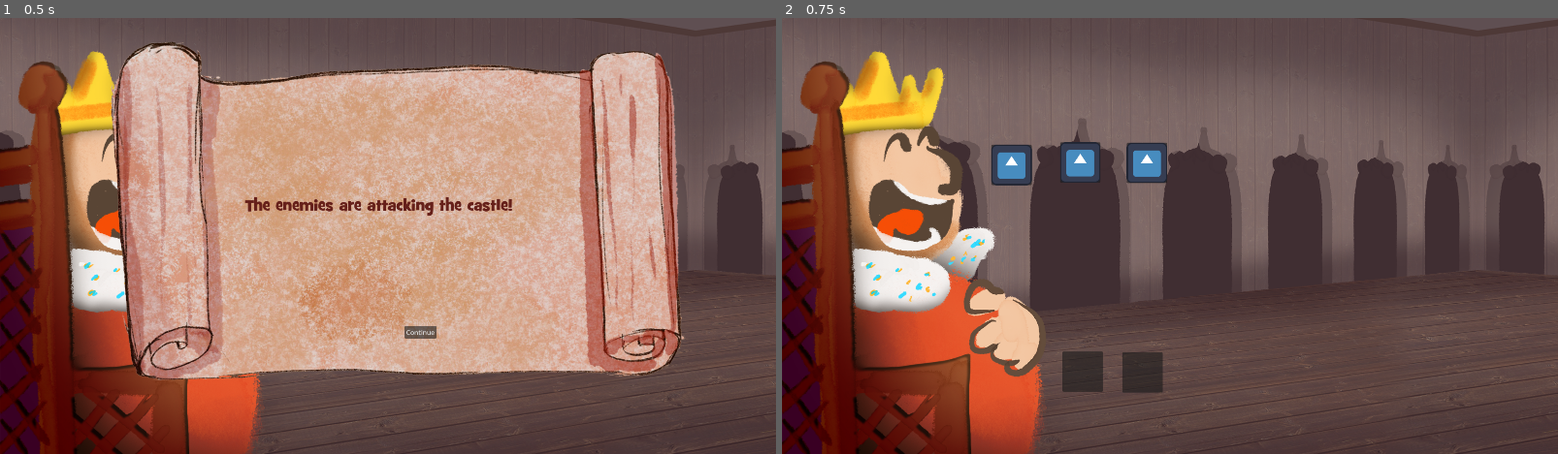
Above: before the commit, frames 1-2 (left to right).
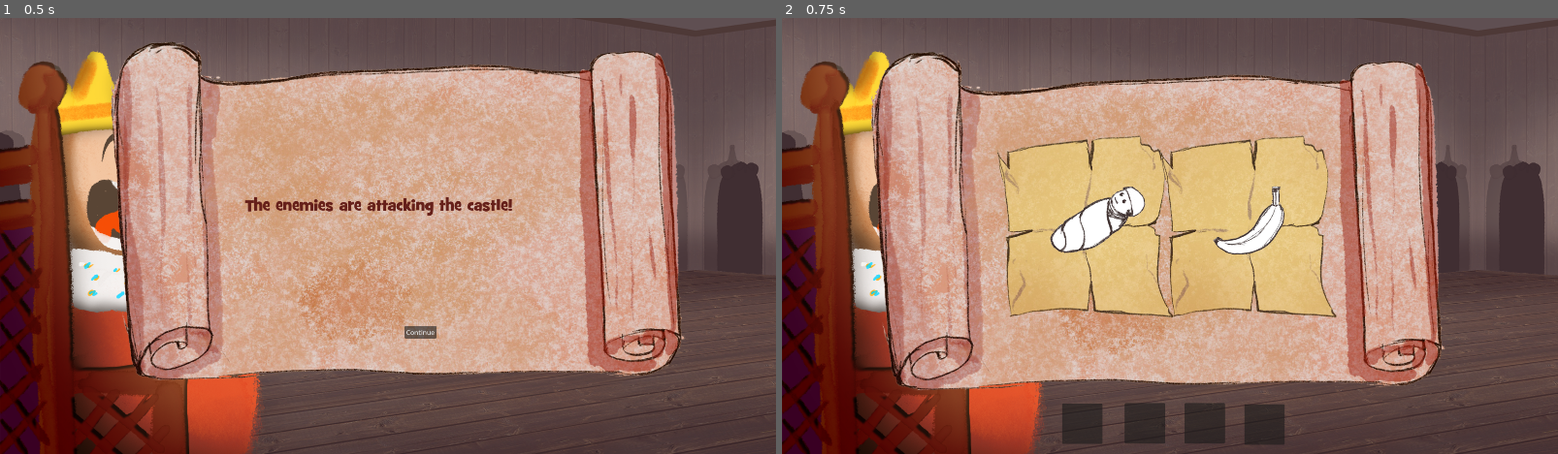
Above: after the commit, the same moments.

Repository: P-Wallis/GGJ-2024
Game: Godot game, scene res://Scenes/level.tscn
Two runs of this game, one before a commit and one after it. Both use one fixed random seed, a clock stepped at 60 frames per second and the inputs below. The engine's default icon, where the game draws it, is replaced by a stand-in: a white triangle on a blue panel in a dark square.
Inputs:
- Up to frame 1 (0.5 s): no input
- Up to frame 2 (0.75 s): click "Continue" at 0.5 s

Frame 1 is identical in both runs. In frame 2, 52% of the frame differs, in the area x 11-86%, y 7-98%.

Commit message:
UI updates (#11)
* Script for looping through card data

* merged in alas changes

* WIP instantiating scenes

* Assign icons to each carddata and fix card_grid_populater compiler errors

* Grid WIP

* wip

* Background stickers are in background of icon now

* We're getting there!

* Time to review with the team

* Think things are looking good here

* WIP fixing drag and drop

* Yes it's recognizing what you drop in the slot again and showing the icon!

Diff:
--- a/CardData/Baby.tres
+++ b/CardData/Baby.tres
@@ -1,8 +1,10 @@
-[gd_resource type="Resource" script_class="Card" load_steps=2 format=3 uid="uid://mp1epypx480u"]
+[gd_resource type="Resource" script_class="Card" load_steps=3 format=3 uid="uid://mp1epypx480u"]
 
 [ext_resource type="Script" path="res://Scripts/cardResource.gd" id="1_5xg1t"]
+[ext_resource type="Texture2D" uid="uid://0n7bl2ltjqih" path="res://Assets/Sprites/Cards UI/Baby.png" id="1_6xbeq"]
 
 [resource]
 script = ExtResource("1_5xg1t")
 word = "Baby"
 type = 2
+icon = ExtResource("1_6xbeq")
--- a/CardData/Banana.tres
+++ b/CardData/Banana.tres
@@ -1,8 +1,10 @@
-[gd_resource type="Resource" script_class="Card" load_steps=2 format=3 uid="uid://dawd57rt7p24n"]
+[gd_resource type="Resource" script_class="Card" load_steps=3 format=3 uid="uid://dawd57rt7p24n"]
 
 [ext_resource type="Script" path="res://Scripts/cardResource.gd" id="1_5xg1t"]
+[ext_resource type="Texture2D" uid="uid://bt5aywqgabtsy" path="res://Assets/Sprites/Cards UI/Banana.png" id="1_kvrna"]
 
 [resource]
 script = ExtResource("1_5xg1t")
 word = "Banana"
 type = 2
+icon = ExtResource("1_kvrna")
--- a/CardData/Baron.tres
+++ b/CardData/Baron.tres
@@ -1,8 +1,10 @@
-[gd_resource type="Resource" script_class="Card" load_steps=2 format=3 uid="uid://cuyc3p7470gnx"]
+[gd_resource type="Resource" script_class="Card" load_steps=3 format=3 uid="uid://cuyc3p7470gnx"]
 
 [ext_resource type="Script" path="res://Scripts/cardResource.gd" id="1_5xg1t"]
+[ext_resource type="Texture2D" uid="uid://how40a6s2aj6" path="res://Assets/Sprites/Cards UI/Baron.png" id="1_biuul"]
 
 [resource]
 script = ExtResource("1_5xg1t")
 word = "Baron"
 type = 0
+icon = ExtResource("1_biuul")
--- a/CardData/Bathroom.tres
+++ b/CardData/Bathroom.tres
@@ -1,8 +1,10 @@
-[gd_resource type="Resource" script_class="Card" load_steps=2 format=3 uid="uid://4pc6pcu3svsk"]
+[gd_resource type="Resource" script_class="Card" load_steps=3 format=3 uid="uid://4pc6pcu3svsk"]
 
 [ext_resource type="Script" path="res://Scripts/cardResource.gd" id="1_5xg1t"]
+[ext_resource type="Texture2D" uid="uid://ioddehp8iu3w" path="res://Assets/Sprites/Cards UI/Bathroom.png" id="1_vpdf7"]
 
 [resource]
 script = ExtResource("1_5xg1t")
 word = "Bathroom"
 type = 1
+icon = ExtResource("1_vpdf7")
--- a/CardData/Death.tres
+++ b/CardData/Death.tres
@@ -1,8 +1,10 @@
-[gd_resource type="Resource" script_class="Card" load_steps=2 format=3 uid="uid://cs78gjqnw0pl"]
+[gd_resource type="Resource" script_class="Card" load_steps=3 format=3 uid="uid://cs78gjqnw0pl"]
 
 [ext_resource type="Script" path="res://Scripts/cardResource.gd" id="1_5xg1t"]
+[ext_resource type="Texture2D" uid="uid://drhtwhl0crfn3" path="res://Assets/Sprites/Cards UI/Death.png" id="1_6x8nd"]
 
 [resource]
 script = ExtResource("1_5xg1t")
 word = "Death"
 type = 3
+icon = ExtResource("1_6x8nd")
--- a/CardData/Eat.tres
+++ b/CardData/Eat.tres
@@ -1,8 +1,10 @@
-[gd_resource type="Resource" script_class="Card" load_steps=2 format=3 uid="uid://dk3rlsl3i0v0l"]
+[gd_resource type="Resource" script_class="Card" load_steps=3 format=3 uid="uid://dk3rlsl3i0v0l"]
 
 [ext_resource type="Script" path="res://Scripts/cardResource.gd" id="1_5xg1t"]
+[ext_resource type="Texture2D" uid="uid://808hfrvxfsy6" path="res://Assets/Sprites/Cards UI/Eat.png" id="1_jdvu0"]
 
 [resource]
 script = ExtResource("1_5xg1t")
 word = "Eat"
 type = 3
+icon = ExtResource("1_jdvu0")
--- a/CardData/Fields.tres
+++ b/CardData/Fields.tres
@@ -1,8 +1,10 @@
-[gd_resource type="Resource" script_class="Card" load_steps=2 format=3 uid="uid://tipaxx2gi4wb"]
+[gd_resource type="Resource" script_class="Card" load_steps=3 format=3 uid="uid://tipaxx2gi4wb"]
 
 [ext_resource type="Script" path="res://Scripts/cardResource.gd" id="1_5xg1t"]
+[ext_resource type="Texture2D" uid="uid://bvqgafjoiofu" path="res://Assets/Sprites/Cards UI/Field.png" id="1_nou4l"]
 
 [resource]
 script = ExtResource("1_5xg1t")
 word = "Fields"
 type = 1
+icon = ExtResource("1_nou4l")
--- a/CardData/Fire.tres
+++ b/CardData/Fire.tres
@@ -1,8 +1,10 @@
-[gd_resource type="Resource" script_class="Card" load_steps=2 format=3 uid="uid://b1u2e874fxpqi"]
+[gd_resource type="Resource" script_class="Card" load_steps=3 format=3 uid="uid://b1u2e874fxpqi"]
 
 [ext_resource type="Script" path="res://Scripts/cardResource.gd" id="1_5xg1t"]
+[ext_resource type="Texture2D" uid="uid://ceyjdfmaolp8u" path="res://Assets/Sprites/Cards UI/Fire.png" id="1_rgskg"]
 
 [resource]
 script = ExtResource("1_5xg1t")
 word = "Fire"
 type = 2
+icon = ExtResource("1_rgskg")
--- a/CardData/Gate.tres
+++ b/CardData/Gate.tres
@@ -1,8 +1,10 @@
-[gd_resource type="Resource" script_class="Card" load_steps=2 format=3 uid="uid://fnconu0fn64b"]
+[gd_resource type="Resource" script_class="Card" load_steps=3 format=3 uid="uid://fnconu0fn64b"]
 
+[ext_resource type="Texture2D" uid="uid://bc812io6u2grr" path="res://Assets/Sprites/Cards UI/Gate.png" id="1_4mr1y"]
 [ext_resource type="Script" path="res://Scripts/cardResource.gd" id="1_6eixw"]
 
 [resource]
 script = ExtResource("1_6eixw")
 word = "Gate"
 type = 1
+icon = ExtResource("1_4mr1y")
--- a/CardData/King.tres
+++ b/CardData/King.tres
@@ -1,8 +1,10 @@
-[gd_resource type="Resource" script_class="Card" load_steps=2 format=3 uid="uid://cifc1lpx60gyi"]
+[gd_resource type="Resource" script_class="Card" load_steps=3 format=3 uid="uid://cifc1lpx60gyi"]
 
+[ext_resource type="Texture2D" uid="uid://dqxfhjxt4n23g" path="res://Assets/Sprites/Cards UI/King.png" id="1_8md5w"]
 [ext_resource type="Script" path="res://Scripts/cardResource.gd" id="1_ju652"]
 
 [resource]
 script = ExtResource("1_ju652")
 word = "King"
 type = 0
+icon = ExtResource("1_8md5w")
--- a/CardData/Kitchen.tres
+++ b/CardData/Kitchen.tres
@@ -1,8 +1,10 @@
-[gd_resource type="Resource" script_class="Card" load_steps=2 format=3 uid="uid://btrxsnbgeu60s"]
+[gd_resource type="Resource" script_class="Card" load_steps=3 format=3 uid="uid://btrxsnbgeu60s"]
 
 [ext_resource type="Script" path="res://Scripts/cardResource.gd" id="1_5xg1t"]
+[ext_resource type="Texture2D" uid="uid://1mk0najyxkhd" path="res://Assets/Sprites/Cards UI/Kitchen.png" id="1_6uxwe"]
 
 [resource]
 script = ExtResource("1_5xg1t")
 word = "Kitchen"
 type = 1
+icon = ExtResource("1_6uxwe")
--- a/CardData/Money.tres
+++ b/CardData/Money.tres
@@ -1,8 +1,10 @@
-[gd_resource type="Resource" script_class="Card" load_steps=2 format=3 uid="uid://bj6j17xyahdnm"]
+[gd_resource type="Resource" script_class="Card" load_steps=3 format=3 uid="uid://bj6j17xyahdnm"]
 
 [ext_resource type="Script" path="res://Scripts/cardResource.gd" id="1_5xg1t"]
+[ext_resource type="Texture2D" uid="uid://dhiie2ahmb4fw" path="res://Assets/Sprites/Cards UI/Money.png" id="1_jq10t"]
 
 [resource]
 script = ExtResource("1_5xg1t")
 word = "Money"
 type = 2
+icon = ExtResource("1_jq10t")
--- a/CardData/Peasants.tres
+++ b/CardData/Peasants.tres
@@ -1,8 +1,10 @@
-[gd_resource type="Resource" script_class="Card" load_steps=2 format=3 uid="uid://bcvdfpaapb6mw"]
+[gd_resource type="Resource" script_class="Card" load_steps=3 format=3 uid="uid://bcvdfpaapb6mw"]
 
 [ext_resource type="Script" path="res://Scripts/cardResource.gd" id="1_fyb8k"]
+[ext_resource type="Texture2D" uid="uid://da5yrxuqhpi0k" path="res://Assets/Sprites/Cards UI/Peasant.png" id="1_txc3f"]
 
 [resource]
 script = ExtResource("1_fyb8k")
 word = "Peasants"
 type = 0
+icon = ExtResource("1_txc3f")
--- a/CardData/Queen.tres
+++ b/CardData/Queen.tres
@@ -1,8 +1,10 @@
-[gd_resource type="Resource" script_class="Card" load_steps=2 format=3 uid="uid://dwoyb72dui4b0"]
+[gd_resource type="Resource" script_class="Card" load_steps=3 format=3 uid="uid://dwoyb72dui4b0"]
 
 [ext_resource type="Script" path="res://Scripts/cardResource.gd" id="1_4r40p"]
+[ext_resource type="Texture2D" uid="uid://ccw5wny083ie8" path="res://Assets/Sprites/Cards UI/Queen.png" id="1_mfq6c"]
 
 [resource]
 script = ExtResource("1_4r40p")
 word = "Queen"
 type = 0
+icon = ExtResource("1_mfq6c")
--- a/CardData/Sing.tres
+++ b/CardData/Sing.tres
@@ -1,8 +1,10 @@
-[gd_resource type="Resource" script_class="Card" load_steps=2 format=3 uid="uid://dyr7xg0h5t7u8"]
+[gd_resource type="Resource" script_class="Card" load_steps=3 format=3 uid="uid://dyr7xg0h5t7u8"]
 
+[ext_resource type="Texture2D" uid="uid://k3w7wshf0nsa" path="res://Assets/Sprites/Cards UI/Sing.png" id="1_4bbrm"]
 [ext_resource type="Script" path="res://Scripts/cardResource.gd" id="1_5xg1t"]
 
 [resource]
 script = ExtResource("1_5xg1t")
 word = "Sing"
 type = 3
+icon = ExtResource("1_4bbrm")
--- a/CardData/Theft.tres
+++ b/CardData/Theft.tres
@@ -1,8 +1,10 @@
-[gd_resource type="Resource" script_class="Card" load_steps=2 format=3 uid="uid://cadnlr2e7b5pb"]
+[gd_resource type="Resource" script_class="Card" load_steps=3 format=3 uid="uid://cadnlr2e7b5pb"]
 
 [ext_resource type="Script" path="res://Scripts/cardResource.gd" id="1_5xg1t"]
+[ext_resource type="Texture2D" uid="uid://brein6albhf0h" path="res://Assets/Sprites/Cards UI/Theft.png" id="1_gmgh7"]
 
 [resource]
 script = ExtResource("1_5xg1t")
 word = "Theft"
 type = 3
+icon = ExtResource("1_gmgh7")
--- a/CardData/Treasury.tres
+++ b/CardData/Treasury.tres
@@ -1,8 +1,10 @@
-[gd_resource type="Resource" script_class="Card" load_steps=2 format=3 uid="uid://crrf65cctp80f"]
+[gd_resource type="Resource" script_class="Card" load_steps=3 format=3 uid="uid://crrf65cctp80f"]
 
 [ext_resource type="Script" path="res://Scripts/cardResource.gd" id="1_5xg1t"]
+[ext_resource type="Texture2D" uid="uid://c0rd8ijw2itcu" path="res://Assets/Sprites/Cards UI/Treasury.png" id="1_cfnc5"]
 
 [resource]
 script = ExtResource("1_5xg1t")
 word = "Treasury"
 type = 1
+icon = ExtResource("1_cfnc5")
--- a/CardData/Trip.tres
+++ b/CardData/Trip.tres
@@ -1,8 +1,10 @@
-[gd_resource type="Resource" script_class="Card" load_steps=2 format=3 uid="uid://l01sryuxn75e"]
+[gd_resource type="Resource" script_class="Card" load_steps=3 format=3 uid="uid://l01sryuxn75e"]
 
 [ext_resource type="Script" path="res://Scripts/cardResource.gd" id="1_5xg1t"]
+[ext_resource type="Texture2D" uid="uid://bd76ab82svef5" path="res://Assets/Sprites/Cards UI/Slip.png" id="1_qexm4"]
 
 [resource]
 script = ExtResource("1_5xg1t")
 word = "Trip"
 type = 3
+icon = ExtResource("1_qexm4")
--- a/CardData/Vikings.tres
+++ b/CardData/Vikings.tres
@@ -1,8 +1,10 @@
-[gd_resource type="Resource" script_class="Card" load_steps=2 format=3 uid="uid://bpi64r4ibcdx3"]
+[gd_resource type="Resource" script_class="Card" load_steps=3 format=3 uid="uid://bpi64r4ibcdx3"]
 
 [ext_resource type="Script" path="res://Scripts/cardResource.gd" id="1_6eixw"]
+[ext_resource type="Texture2D" uid="uid://bxw2s00djlbyw" path="res://Assets/Sprites/Cards UI/Vicking.png" id="1_8e51w"]
 
 [resource]
 script = ExtResource("1_6eixw")
 word = "Vikings"
 type = 0
+icon = ExtResource("1_8e51w")
--- a/CardData/Weapons.tres
+++ b/CardData/Weapons.tres
@@ -1,8 +1,10 @@
-[gd_resource type="Resource" script_class="Card" load_steps=2 format=3 uid="uid://3dptq7r03gyb"]
+[gd_resource type="Resource" script_class="Card" load_steps=3 format=3 uid="uid://3dptq7r03gyb"]
 
 [ext_resource type="Script" path="res://Scripts/cardResource.gd" id="1_5xg1t"]
+[ext_resource type="Texture2D" uid="uid://cajnbspqbowah" path="res://Assets/Sprites/Cards UI/Weapons.png" id="1_fx6jw"]
 
 [resource]
 script = ExtResource("1_5xg1t")
 word = "Weapons"
 type = 2
+icon = ExtResource("1_fx6jw")
--- a/Scenes/actionslot.tscn
+++ b/Scenes/actionslot.tscn
@@ -1,13 +1,13 @@
 [gd_scene load_steps=2 format=3 uid="uid://ci53oog6cxy58"]
 
-[ext_resource type="Script" path="res://Scripts/cardObject.gd" id="1_5cjhh"]
+[ext_resource type="Script" path="res://Scripts/actionslot.gd" id="1_5tkrm"]
 
 [node name="TextureRect" type="TextureRect"]
 custom_minimum_size = Vector2(100, 100)
 offset_right = 40.0
 offset_bottom = 40.0
 expand_mode = 1
-script = ExtResource("1_5cjhh")
+script = ExtResource("1_5tkrm")
 metadata/Name = ""
 
 [node name="Panel" type="Panel" parent="."]
--- a/Scenes/card.tscn
+++ b/Scenes/card.tscn
@@ -1,18 +1,31 @@
-[gd_scene load_steps=2 format=3 uid="uid://bsg6rybm557fg"]
+[gd_scene load_steps=3 format=3 uid="uid://bsg6rybm557fg"]
 
+[ext_resource type="Texture2D" uid="uid://djcnym1v6tedt" path="res://Assets/Sprites/Cards UI/Card_BG.png" id="2_6xn3k"]
 [ext_resource type="Script" path="res://Scripts/cardObject.gd" id="2_7dp08"]
 
 [node name="TextureRect" type="TextureRect"]
-custom_minimum_size = Vector2(100, 100)
+custom_minimum_size = Vector2(400, 400)
 offset_right = 40.0
 offset_bottom = 40.0
 expand_mode = 1
 script = ExtResource("2_7dp08")
 metadata/Name = ""
 
-[node name="Panel" type="Panel" parent="."]
+[node name="Panel" type="TextureRect" parent="."]
 show_behind_parent = true
 layout_mode = 0
-offset_right = 100.0
-offset_bottom = 100.0
+offset_right = 1771.0
+offset_bottom = 1828.0
+scale = Vector2(0.250104, 0.250104)
 mouse_filter = 2
+texture = ExtResource("2_6xn3k")
+stretch_mode = 5
+
+[node name="Icon" type="TextureRect" parent="."]
+layout_mode = 0
+offset_left = 136.0
+offset_top = 131.0
+offset_right = 389.0
+offset_bottom = 392.0
+expand_mode = 5
+stretch_mode = 2
--- a/Scenes/cards_and_slots_ui.tscn
+++ b/Scenes/cards_and_slots_ui.tscn
@@ -1,12 +1,29 @@
-[gd_scene load_steps=8 format=3 uid="uid://5v7wo4v4rb7y"]
+[gd_scene load_steps=25 format=3 uid="uid://cawgtx8itufjp"]
 
 [ext_resource type="Script" path="res://Scripts/actionslotservice.gd" id="1_3nsv5"]
-[ext_resource type="PackedScene" path="res://Scenes/card.tscn" id="2_r0bt4"]
-[ext_resource type="Script" path="res://Scripts/actionslot.gd" id="3_ts763"]
-[ext_resource type="Texture2D" uid="uid://co2dn7r1j8v03" path="res://icon.svg" id="4_x533p"]
+[ext_resource type="PackedScene" uid="uid://ci53oog6cxy58" path="res://Scenes/actionslot.tscn" id="2_4rlrw"]
+[ext_resource type="Script" path="res://Scripts/card_grid_populater.gd" id="4_4h1py"]
 [ext_resource type="Resource" uid="uid://mp1epypx480u" path="res://CardData/Baby.tres" id="5_xuilb"]
 [ext_resource type="Resource" uid="uid://dawd57rt7p24n" path="res://CardData/Banana.tres" id="6_vttwr"]
 [ext_resource type="Resource" uid="uid://cuyc3p7470gnx" path="res://CardData/Baron.tres" id="7_evwkx"]
+[ext_resource type="Resource" uid="uid://4pc6pcu3svsk" path="res://CardData/Bathroom.tres" id="8_dgfbw"]
+[ext_resource type="Resource" uid="uid://cs78gjqnw0pl" path="res://CardData/Death.tres" id="9_cs8gx"]
+[ext_resource type="Resource" uid="uid://dk3rlsl3i0v0l" path="res://CardData/Eat.tres" id="10_vgjg1"]
+[ext_resource type="Resource" uid="uid://tipaxx2gi4wb" path="res://CardData/Fields.tres" id="11_xmsys"]
+[ext_resource type="Resource" uid="uid://b1u2e874fxpqi" path="res://CardData/Fire.tres" id="12_vg5fl"]
+[ext_resource type="Resource" uid="uid://fnconu0fn64b" path="res://CardData/Gate.tres" id="13_kvxi4"]
+[ext_resource type="Resource" uid="uid://cifc1lpx60gyi" path="res://CardData/King.tres" id="14_ps0lg"]
+[ext_resource type="Resource" uid="uid://btrxsnbgeu60s" path="res://CardData/Kitchen.tres" id="15_7gile"]
+[ext_resource type="Resource" uid="uid://bj6j17xyahdnm" path="res://CardData/Money.tres" id="16_th63u"]
+[ext_resource type="Resource" uid="uid://bcvdfpaapb6mw" path="res://CardData/Peasants.tres" id="17_hryth"]
+[ext_resource type="Resource" uid="uid://dwoyb72dui4b0" path="res://CardData/Queen.tres" id="18_efinj"]
+[ext_resource type="Resource" uid="uid://dyr7xg0h5t7u8" path="res://CardData/Sing.tres" id="19_5w14o"]
+[ext_resource type="Resource" uid="uid://cadnlr2e7b5pb" path="res://CardData/Theft.tres" id="20_6hvob"]
+[ext_resource type="Resource" uid="uid://crrf65cctp80f" path="res://CardData/Treasury.tres" id="21_ol652"]
+[ext_resource type="Resource" uid="uid://l01sryuxn75e" path="res://CardData/Trip.tres" id="22_5enmu"]
+[ext_resource type="Resource" uid="uid://bpi64r4ibcdx3" path="res://CardData/Vikings.tres" id="23_o0pr8"]
+[ext_resource type="Resource" uid="uid://3dptq7r03gyb" path="res://CardData/Weapons.tres" id="24_br6le"]
+[ext_resource type="Texture2D" uid="uid://lkg3bdsahs4n" path="res://Assets/Sprites/Cards UI/Hue_Saturation 2.png" id="25_1icyu"]
 
 [node name="UI" type="CanvasLayer"]
 
@@ -15,47 +32,48 @@
 anchors_preset = 0
 script = ExtResource("1_3nsv5")
 
-[node name="action_slot1" parent="action_slots" instance=ExtResource("2_r0bt4")]
-offset_left = 694.0
-offset_top = 826.0
-offset_right = 794.0
-offset_bottom = 926.0
-script = ExtResource("3_ts763")
+[node name="action_slot1" parent="action_slots" instance=ExtResource("2_4rlrw")]
+layout_mode = 0
+offset_left = 693.0
+offset_top = 955.0
+offset_right = 793.0
+offset_bottom = 1055.0
 
-[node name="action_slot2" parent="action_slots" instance=ExtResource("2_r0bt4")]
-offset_left = 842.0
-offset_top = 828.0
-offset_right = 942.0
-offset_bottom = 928.0
-script = ExtResource("3_ts763")
+[node name="action_slot2" parent="action_slots" instance=ExtResource("2_4rlrw")]
+layout_mode = 0
+offset_left = 848.0
+offset_top = 954.0
+offset_right = 948.0
+offset_bottom = 1054.0
 
-[node name="action_cards" type="Control" parent="."]
-layout_mode = 3
-anchors_preset = 0
+[node name="action_slot3" parent="action_slots" instance=ExtResource("2_4rlrw")]
+layout_mode = 0
+offset_left = 996.0
+offset_top = 954.0
+offset_right = 1096.0
+offset_bottom = 1054.0
 
-[node name="baby_card" parent="action_cards" instance=ExtResource("2_r0bt4")]
-offset_left = 518.0
-offset_top = 314.0
-offset_right = 618.0
-offset_bottom = 414.0
-texture = ExtResource("4_x533p")
-card = ExtResource("5_xuilb")
-metadata/Name = "Baby"
+[node name="action_slot4" parent="action_slots" instance=ExtResource("2_4rlrw")]
+layout_mode = 0
+offset_left = 1144.0
+offset_top = 957.0
+offset_right = 1244.0
+offset_bottom = 1057.0
 
-[node name="banana_card" parent="action_cards" instance=ExtResource("2_r0bt4")]
-offset_left = 688.0
-offset_top = 308.0
-offset_right = 788.0
-offset_bottom = 408.0
-texture = ExtResource("4_x533p")
-card = ExtResource("6_vttwr")
-metadata/Name = "Banana"
+[node name="GridBackground" type="TextureRect" parent="."]
+offset_left = 218.0
+offset_top = 62.0
+offset_right = 1641.0
+offset_bottom = 923.0
+texture = ExtResource("25_1icyu")
 
-[node name="baron_card" parent="action_cards" instance=ExtResource("2_r0bt4")]
-offset_left = 853.0
-offset_top = 309.0
-offset_right = 953.0
-offset_bottom = 409.0
-texture = ExtResource("4_x533p")
-card = ExtResource("7_evwkx")
-metadata/Name = "Baron"
+[node name="action_cards" type="GridContainer" parent="GridBackground" node_paths=PackedStringArray("grid")]
+layout_mode = 0
+offset_left = 308.0
+offset_top = 223.0
+offset_right = 308.0
+offset_bottom = 223.0
+columns = 5
+script = ExtResource("4_4h1py")
+cards = Array[Resource("res://Scripts/cardResource.gd")]([ExtResource("5_xuilb"), ExtResource("6_vttwr"), ExtResource("7_evwkx"), ExtResource("8_dgfbw"), ExtResource("9_cs8gx"), ExtResource("10_vgjg1"), ExtResource("11_xmsys"), ExtResource("12_vg5fl"), ExtResource("13_kvxi4"), ExtResource("14_ps0lg"), ExtResource("15_7gile"), ExtResource("16_th63u"), ExtResource("17_hryth"), ExtResource("18_efinj"), ExtResource("19_5w14o"), ExtResource("20_6hvob"), ExtResource("21_ol652"), ExtResource("22_5enmu"), ExtResource("23_o0pr8"), ExtResource("24_br6le")])
+grid = NodePath(".")
--- a/Scripts/actionslot.gd
+++ b/Scripts/actionslot.gd
@@ -3,14 +3,12 @@
 var card:Card
 
 func _can_drop_data(_at_position, data):
-	return typeof(data) == TYPE_DICTIONARY and "texture" in data and data["texture"] is Texture2D
+	return typeof(data) == TYPE_DICTIONARY and "card" in data and data["card"] is Card
 
 func _drop_data(_at_position, data):
-
-	if "texture" in data:
-		texture = data["texture"]
 	if "card" in data:
 		card = data["card"]
+		texture = card.icon
 
 func _ready():
 	# Add this node to the "UI/action_slots" group
--- a/Scripts/actionslotservice.gd
+++ b/Scripts/actionslotservice.gd
@@ -11,7 +11,7 @@
 
 	# Now that 5 seconds have passed, get all action slots.
 	var action_slots = get_tree().get_nodes_in_group("action_slots")
-	print("got action slots")
+
 	for action_slot in action_slots:
 		if action_slot.card != null:
 			print(action_slot.card.word)
--- a/Scripts/cardObject.gd
+++ b/Scripts/cardObject.gd
@@ -1,10 +1,11 @@
 extends TextureRect
 
-@export var card:Card
+var card_resource:Card
 
 func _get_drag_data(_at_position):
 	var preview_texture = TextureRect.new()
-	preview_texture.texture = texture
+	var child = get_child(1) #icon
+	preview_texture.texture = child.texture
 	preview_texture.expand_mode = 1
 	preview_texture.size = Vector2(50, 50)
 
@@ -13,7 +14,10 @@
 
 	set_drag_preview(preview)
 
-	var drag_data = {"texture": texture, "card": card}
+	var drag_data = {"card": card_resource}
 	texture = null
 
 	return drag_data
+
+func set_card_resource(value):
+	card_resource = value
--- /dev/null
+++ b/Scripts/card_grid_populater.gd
@@ -0,0 +1,24 @@
+extends Node
+
+@export var cards:Array[Card] = []
+@export var grid:GridContainer
+
+func _ready():
+	var i = 0
+	for card in cards:
+		if i > 1:
+			return
+		if card is Card:
+			print("Available card:" + card.word)
+			instance_game_object(card.icon, card)
+			i += 1
+			pass
+
+# Function to instance and add a GameObject at runtime
+func instance_game_object(icon, card):
+	var scene_to_instance = load("res://Scenes/card.tscn")
+	var instance = scene_to_instance.instantiate()
+	instance.set_card_resource(card)
+	var childnode = instance.get_child(1)
+	childnode.texture = icon
+	grid.add_child(instance)
